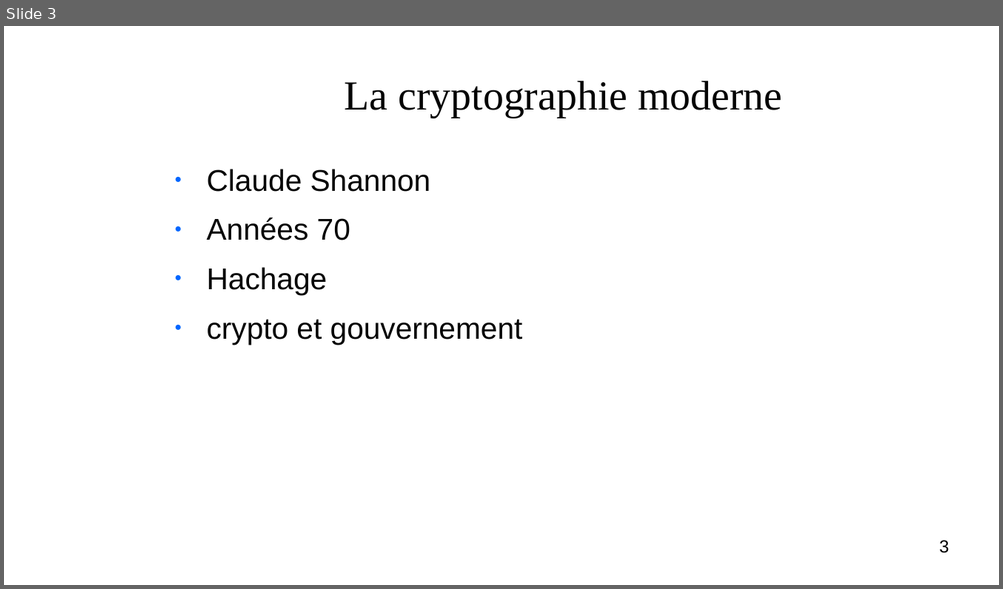
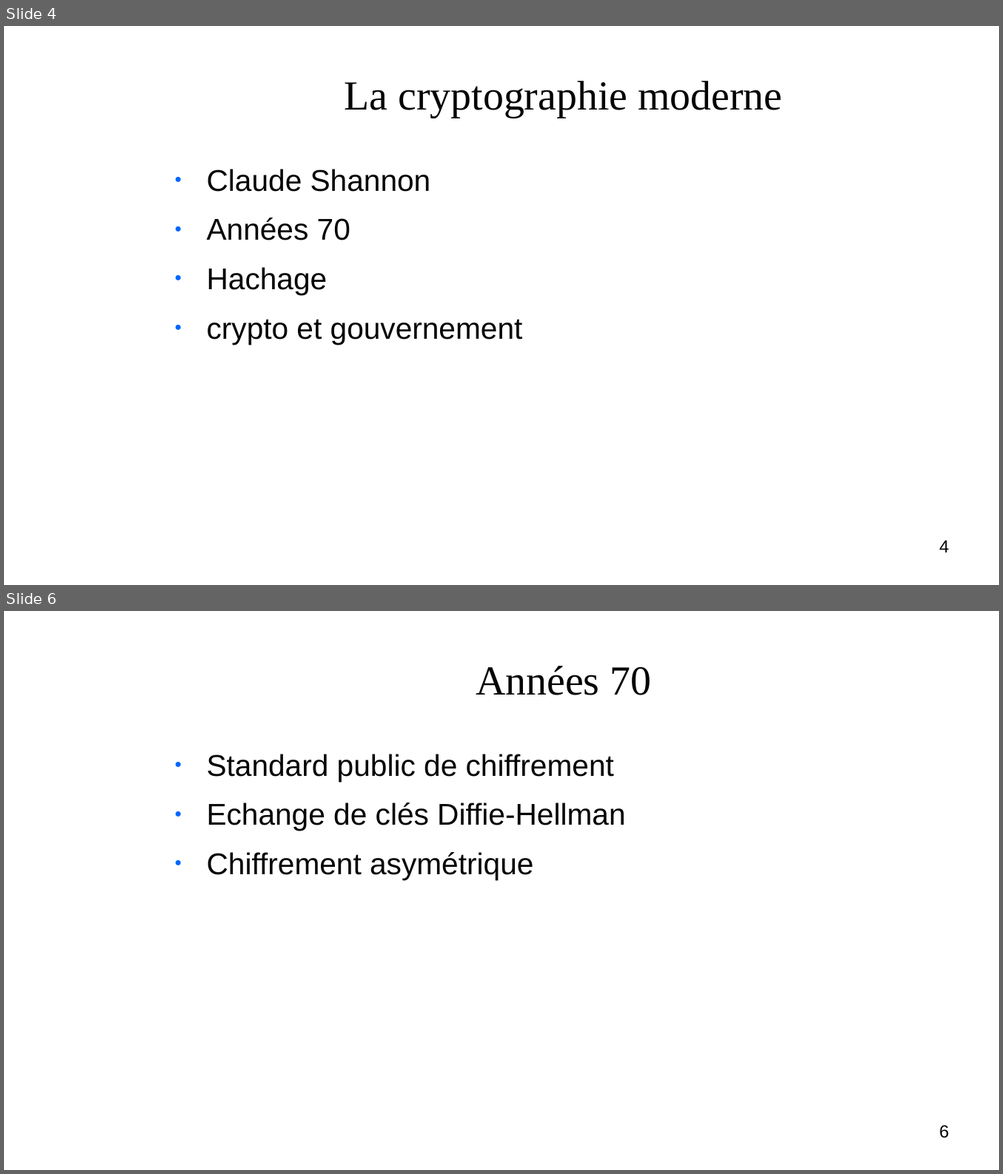
Before and after one commit to vinhphuctr/ASPE, a slide deck: communication/crypto.odp. Shown one above the other, each under a label of ours: slide 3 before the commit, slides 4 and 6 after it; the slides between them are not shown. The pictures are 1003x589 and 1003x1174 pixels, drawn with LibreOffice and Linux fonts; fonts in the diff are those of the drawing; background and template pictures are left out. Boxes give left, top, right and bottom in pixels: in the first picture for what was removed or moved away, otherwise in the second. Text is boxed around its words. In the diff, an @@ line names an element or a change of style, - is before the commit and + after.

```diff
--- a/communication/crypto.odp
+++ b/communication/crypto.odp
@@ slide 6 added at (4,611,999,1170), background picture (left out) @@
@@ title added at (475,666,652,695), 33 pt, text #050505 @@
+Années 70
@@ text added at (207,754,625,880), 24 pt, text #050505 @@
+● Standard public de chiffrement
+● Echange de clés Diffie-Hellman
+● Chiffrement asymétrique
@@ page number added at (939,1125,948,1139), 14 pt, text #000000 @@
+6
@@ what was slide 3 is now slide 4 @@
@@ page number at (939,540,948,553): text changed @@
-3
+4
```
Also in this commit, not shown: 2 slides changed, 2 other slides added, 2 slides removed, 1 other file.
